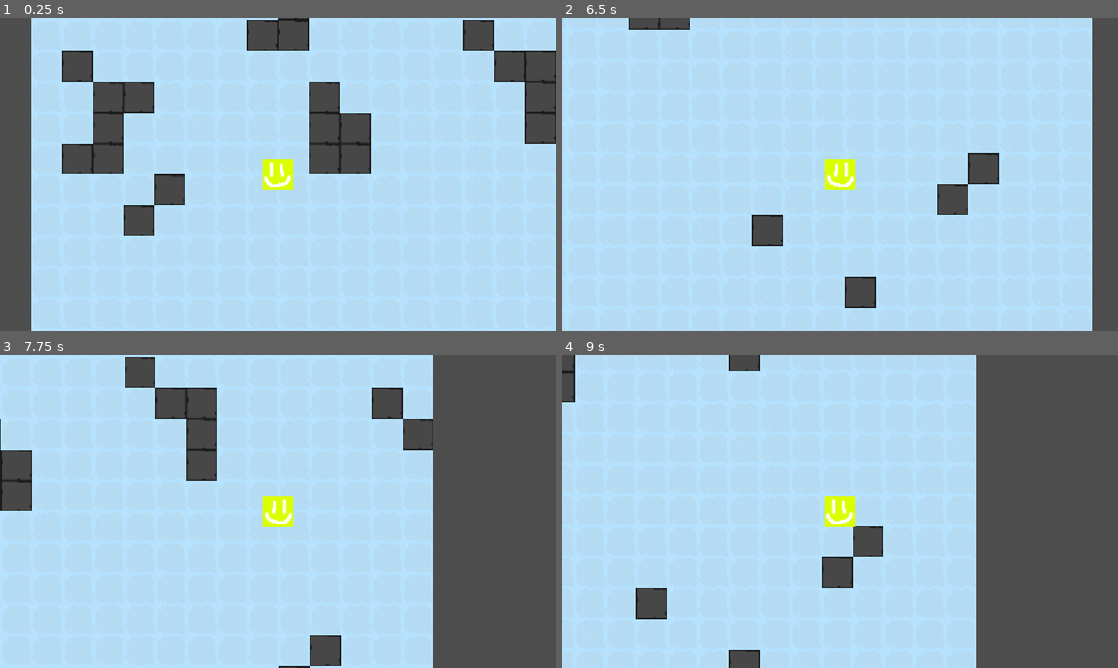
Above: before the commit, frames 1-4 (two rows, left to right).
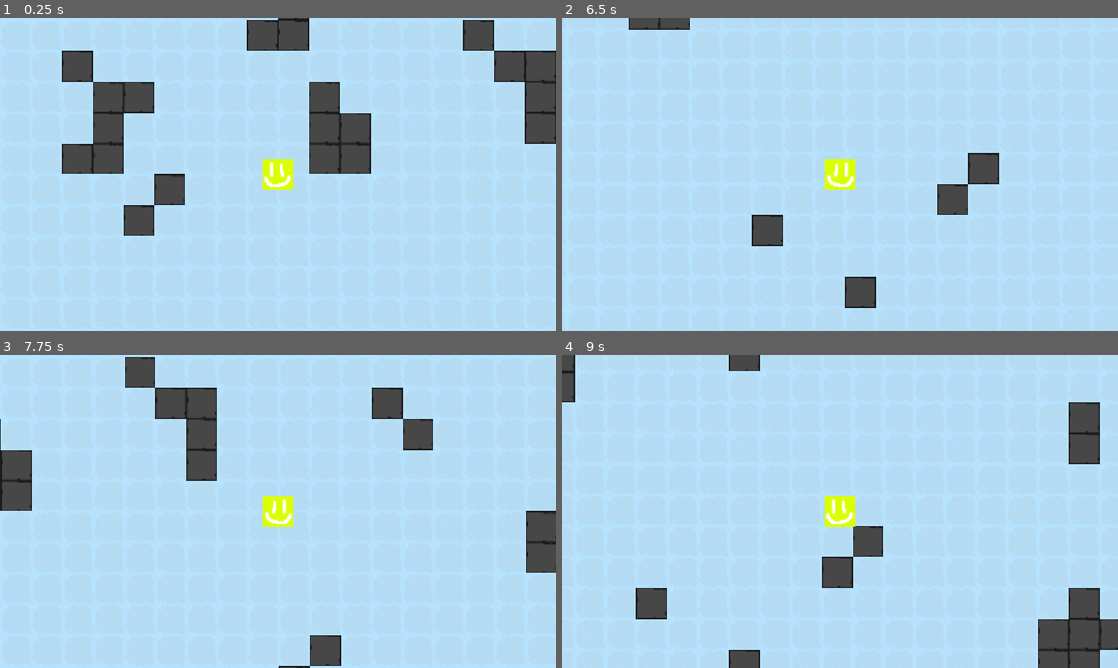
Above: after the commit, the same moments.

Repository: vincentchen18/Pelagico
Game: Godot game, scene res://ocean.tscn
Same seed, same stepped clock (60 frames per second), same inputs: the game is played once before the commit and once after it.
Inputs (mouse positions are in pixels of both pictures, inside the frame that each line leads up to):
- Up to frame 1 (0.25 s): no input
- Up to frame 2 (6.5 s): tap Enter at 0.5, 4.25 s; move the mouse to (962, 158) at 0.52 s; hold Right (ui_right) 0.53-1.28 s; tap Alt every 1.5 s from 0.6 to 5.1 s; click (962, 158) at 0.67 s; tap Space at 1.25, 5 s; move the mouse to (728, 190) at 1.27 s; hold Down (ui_down) 1.28-2.03 s; tap Shift every 1.5 s from 1.35 to 5.85 s; move the mouse to (895, 105) at 2.02 s; hold Right (ui_right) 2.03-2.78 s; move the mouse to (812, 237) at 2.77 s; hold Up (ui_up) 2.78-3.53 s; click (812, 237) at 2.92 s; move the mouse to (1006, 221) at 3.52 s; hold Left (ui_left) 3.53-5.03 s; move the mouse to (673, 127) at 4.27 s; move the mouse to (867, 174) at 5.02 s; hold Down (ui_down) 5.03-5.78 s; click (867, 174) at 5.17 s; move the mouse to (756, 96) at 5.77 s; hold Right (ui_right) from 5.78 s (still down)
- Up to frame 3 (7.75 s): move the mouse to (400, 495) at 6.52 s; release Right (ui_right) at 6.53 s; hold Up (ui_up) 6.53-7.28 s; tap Alt at 6.6 s; move the mouse to (166, 527) at 7.27 s; hold Right (ui_right) from 7.28 s (still down); tap Shift at 7.35 s; click (166, 527) at 7.42 s
- Up to frame 4 (9 s): move the mouse to (895, 442) at 8.02 s; release Right (ui_right) at 8.03 s; hold Down (ui_down) 8.03-8.78 s; tap Alt at 8.1 s; move the mouse to (812, 574) at 8.77 s; hold Left (ui_left) from 8.78 s (still down); tap Shift at 8.85 s

The runs differ from the first frame. In frame 1, 5.6% of the frame differs, in the area x 0-6%, y 0-100%; in frame 2, 4.6%; in frame 3, 21%; in frame 4, 22%, in the area x 74-100%, y 0-100%.

Commit message:
infinite world generation!

Diff:
--- a/Scripts/tile_map_layer.gd
+++ b/Scripts/tile_map_layer.gd
@@ -5,28 +5,29 @@
 var chunkvector = Vector2(0 , 0)
 const oceantilespos = Vector2i(0, 0)
 const walltilepos = Vector2i(0, 1)
+@export var player: Node2D
 var chunkoffset: Vector2 = Vector2.ZERO
 # Called when the node enters the scene tree for the first time.
 func _ready() -> void:
 	noise.noise_type = FastNoiseLite.TYPE_SIMPLEX
 	noise.seed = randi()
 	noise.frequency = 0.12
-	for i in range (-1, 2):
-		for j in range(-1, 2):
-			chunkoffset = Vector2(j, i)
-			gen_chunk(chunkvector.x + chunkoffset.x, chunkvector.y + chunkoffset.y)
 
 # Called every frame. 'delta' is the elapsed time since the previous frame.
 func _process(_delta: float) -> void:
-	pass
+	var playerchunky: Vector2i = playerchunk(player.global_position)
+	for x in range(-2 + playerchunky.x, 3 + playerchunky.x):
+		for y in range(-2 + playerchunky.y, 3 + playerchunky.y):
+			gen_chunk(x, y)
 
 #generate chunk
-
 func gen_chunk(cx, cy) -> void:
+	var chunkkey = Vector2i(cx, cy)
 	var tilepos: Vector2 = Vector2.ZERO
 	var currentchunk: Array = []
 	var startx: int = cx * 8
 	var starty: int = cy * 8
+	if worldmap.has(chunkkey): return
 	for i in range(8):
 		var currentlis: Array = []
 		for j in range(8):
@@ -41,5 +42,10 @@
 				tilepos = oceantilespos
 			set_cell(Vector2i(globalx, globaly), sourceid, tilepos)
 		currentchunk.append(currentlis)
-	var chunkkey = Vector2i(cx, cy)
+
 	worldmap[chunkkey] = currentchunk
+func playerchunk(playerpos) -> Vector2i:
+	var pixelsperchunk: float = 256
+	var playerchunkx: int = int(floor(playerpos.x/pixelsperchunk))
+	var playerchunky: int = int(floor(playerpos.y/pixelsperchunk))
+	return Vector2i(playerchunkx, playerchunky)
--- a/ocean.tscn
+++ b/ocean.tscn
@@ -2,7 +2,7 @@
 
 [ext_resource type="Texture2D" uid="uid://cjvsuo6tc6gc1" path="res://Assets/PlaceHolder Sprites.png" id="1_nb2vx"]
 [ext_resource type="Script" uid="uid://cf2cchhw3svwq" path="res://Scripts/tile_map_layer.gd" id="2_bwgqs"]
-[ext_resource type="Script" uid="uid://desdkck6u5g7u" path="res://player.gd" id="3_bwgqs"]
+[ext_resource type="Script" uid="uid://desdkck6u5g7u" path="res://Scripts/player.gd" id="3_bwgqs"]
 [ext_resource type="Texture2D" uid="uid://bsc8nxlprgutb" path="res://Assets/tempsprite.png" id="3_ihpsq"]
 
 [sub_resource type="TileSetAtlasSource" id="TileSetAtlasSource_0e48y"]
@@ -28,10 +28,11 @@
 
 [node name="ocean" type="Node2D" unique_id=1002492690]
 
-[node name="TileMapLayer" type="TileMapLayer" parent="." unique_id=1167289651]
+[node name="TileMapLayer" type="TileMapLayer" parent="." unique_id=1167289651 node_paths=PackedStringArray("player")]
 tile_map_data = PackedByteArray("AAD+/wEAAAAAAAEAAAD//wEAAAAAAAEAAAAAAAEAAAAAAAEAAAABAAEAAAAAAAEAAAACAAIAAAAAAAEAAAADAA …(1568 unchanged characters)…
 tile_set = SubResource("TileSet_0e48y")
 script = ExtResource("2_bwgqs")
+player = NodePath("../Player")
 
 [node name="Player" type="CharacterBody2D" parent="." unique_id=1314193660]
 script = ExtResource("3_bwgqs")
Renamed: player.gd -> Scripts/player.gd
Renamed: player.gd.uid -> Scripts/player.gd.uid
